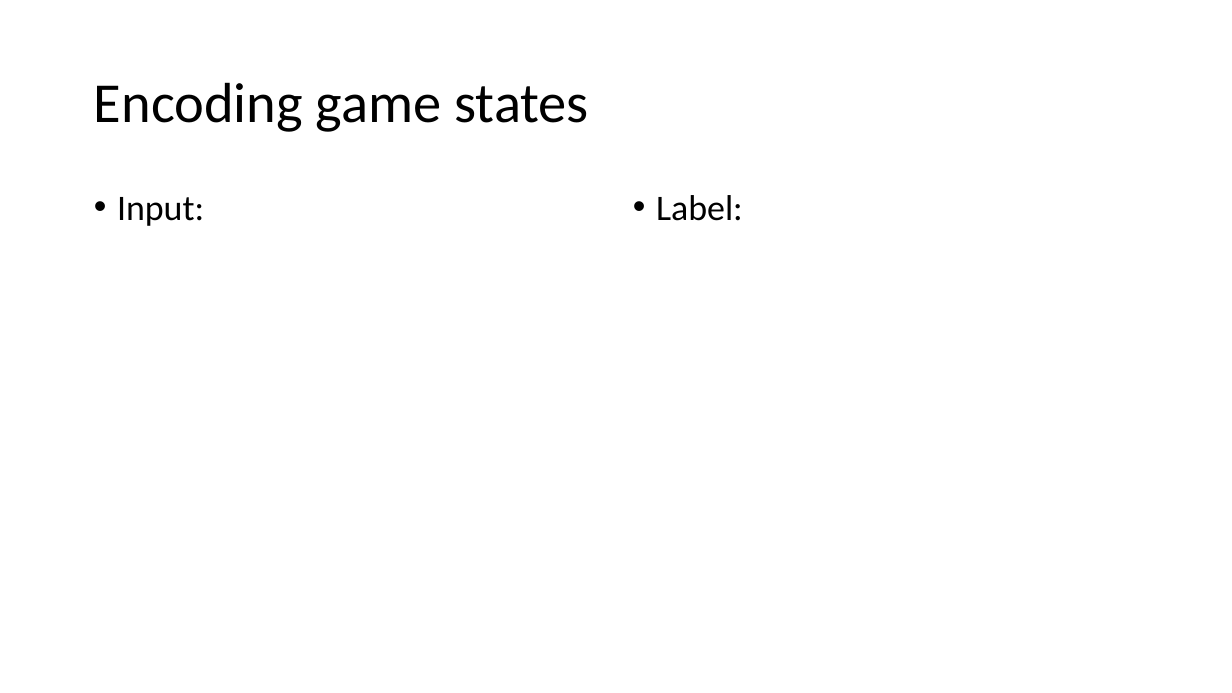
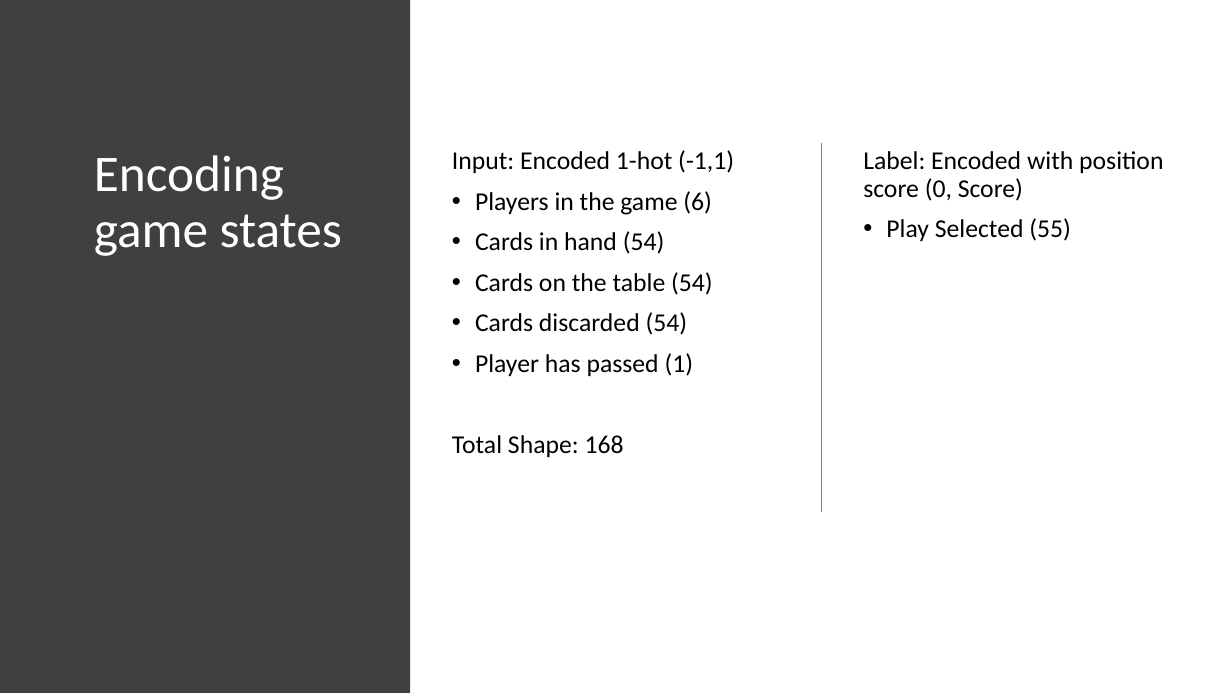
Before and after one commit to DawsonTheroux/PresidentAI, a slide deck: slide 7 of ProjectDemo.pptx (slide 6 before the commit). Drawn at 1232x693 pixels with LibreOffice and Linux fonts; fonts in the diff are those of the drawing. Boxes give left, top, right and bottom in pixels: in the first picture for what was removed or moved away, otherwise in the second. Text is boxed around its words. In the diff, an @@ line names an element or a change of style, - is before the commit and + after.

```diff
--- a/ProjectDemo.pptx
+++ b/ProjectDemo.pptx
@@ rectangle added at (x1=0, y1=0, x2=410, y2=693), fill #404040 @@
@@ title "Encoding game states" moved from (x1=94, y1=82, x2=589, y2=132) to (x1=94, y1=155, x2=342, y2=256) @@
@@ title "Encoding game states" at (x1=94, y1=155, x2=342, y2=256): size 44 to 40 pt, text colour #000000 to #FFFFFF; vertical alignment middle to top @@
@@ line added from (822, 142) to (822, 512), #808080 1 pt @@
@@ text at (x1=452, y1=150, x2=734, y2=457): text changed; size 28 to 20 pt @@
-• Input:
+Input: Encoded 1-hot (-1,1)
+• Players in the game (6)
+• Cards in hand (54)
+• Cards on the table (54)
+• Cards discarded (54)
+• Player has passed (1)
+Total Shape: 168
@@ text at (x1=863, y1=151, x2=1163, y2=241): text changed; size 28 to 20 pt @@
-• Label:
+Label: Encoded with position score (0, Score)
+• Play Selected (55)
```
Also in this commit, not shown: 4 other slides changed, 3 slides added, 2 slides removed.
